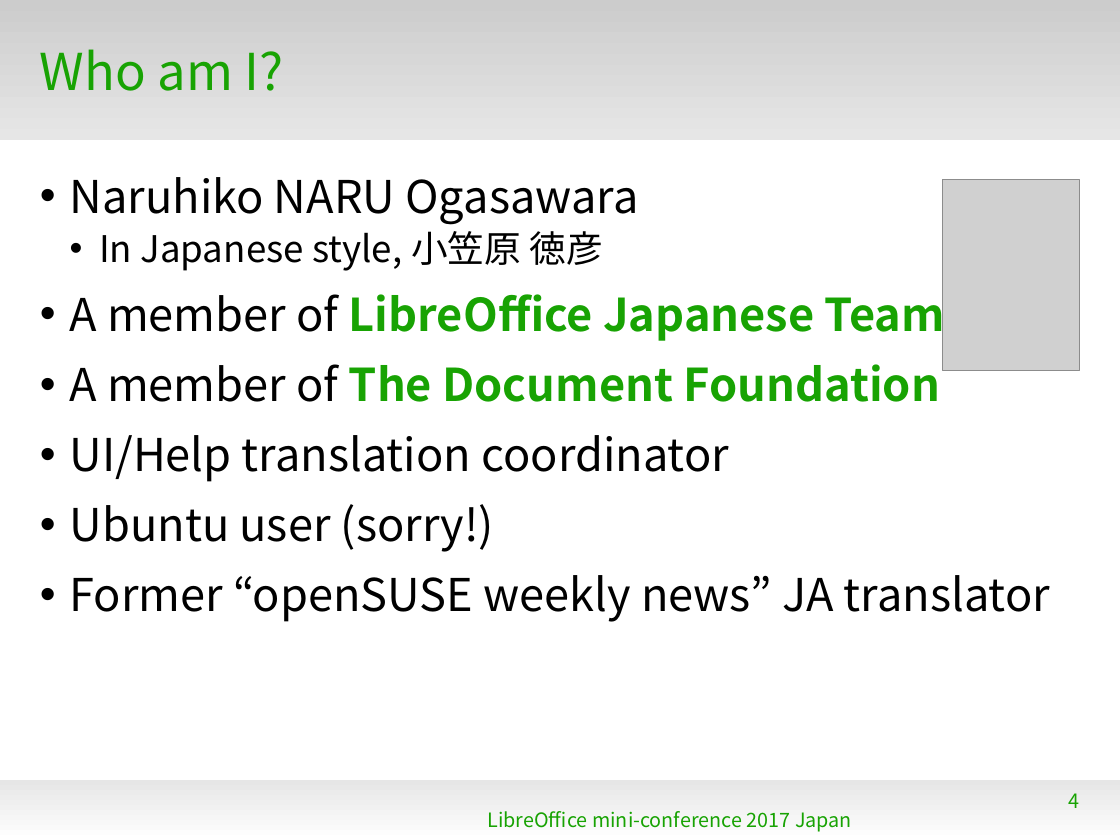
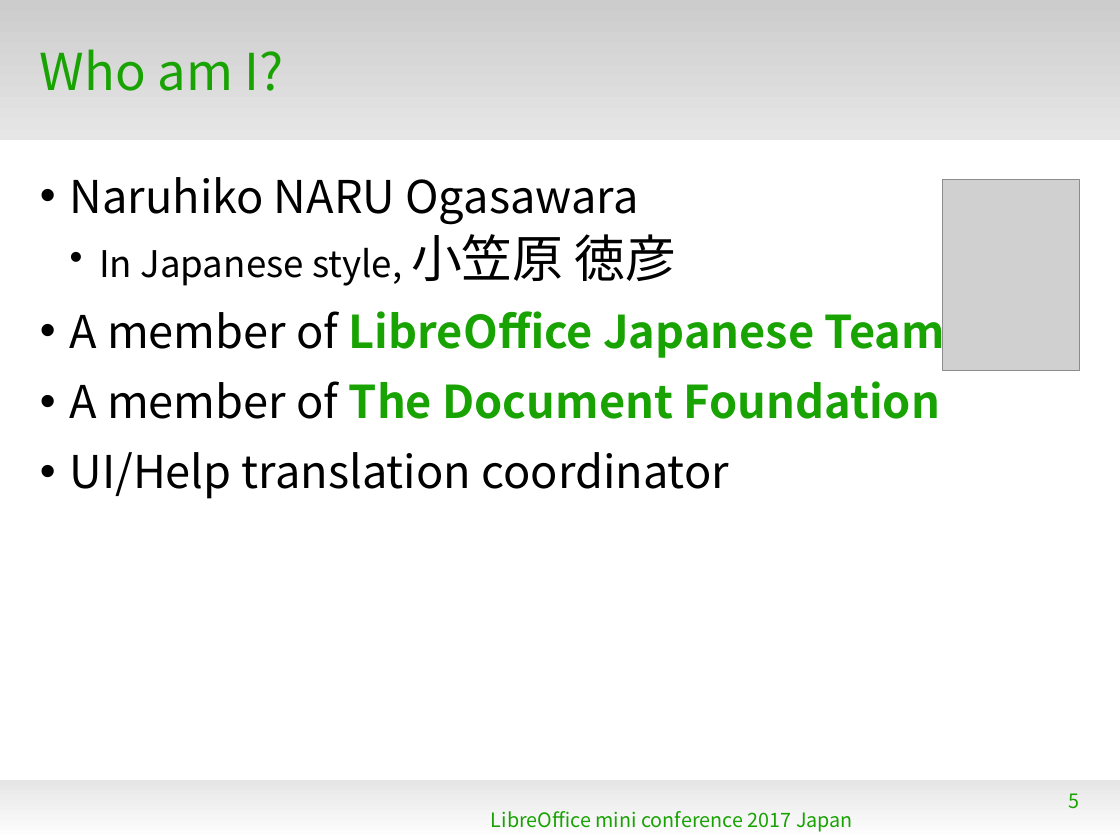
Before and after one commit to naruoga/KantoLibreOffice, a slide deck: slide 5 of others/LibOminiconf2017-MixingBowlCulture.odp (slide 4 before the commit). Drawn at 1120x840 pixels with LibreOffice and Linux fonts; fonts in the diff are those of the drawing; grey boxes stand for pictures; background and template pictures are left out. Boxes give left, top, right and bottom in pixels: in the first picture for what was removed or moved away, otherwise in the second. Text is boxed around its words. In the diff, an @@ line names an element or a change of style, - is before the commit and + after.

```diff
--- a/others/LibOminiconf2017-MixingBowlCulture.odp
+++ b/others/LibOminiconf2017-MixingBowlCulture.odp
@@ text at (x1=99, y1=234, x2=677, y2=286): size 26 to 36 pt in "小笠原 徳彦" @@
@@ text at (x1=70, y1=504, x2=1050, y2=622): paragraphs removed @@
-• Ubuntu user (sorry!)
-• Former “openSUSE weekly news” JA translator
@@ page number at (x1=1069, y1=793, x2=1080, y2=809): text changed @@
-4
+5
@@ text at (x1=491, y1=811, x2=853, y2=832): text changed @@
-LibreOffice mini-conference 2017 Japan
+LibreOffice mini conference 2017 Japan
```
Also in this commit, not shown: 6 other slides changed, 33 slides added, 2 slides removed, 1 other file.
